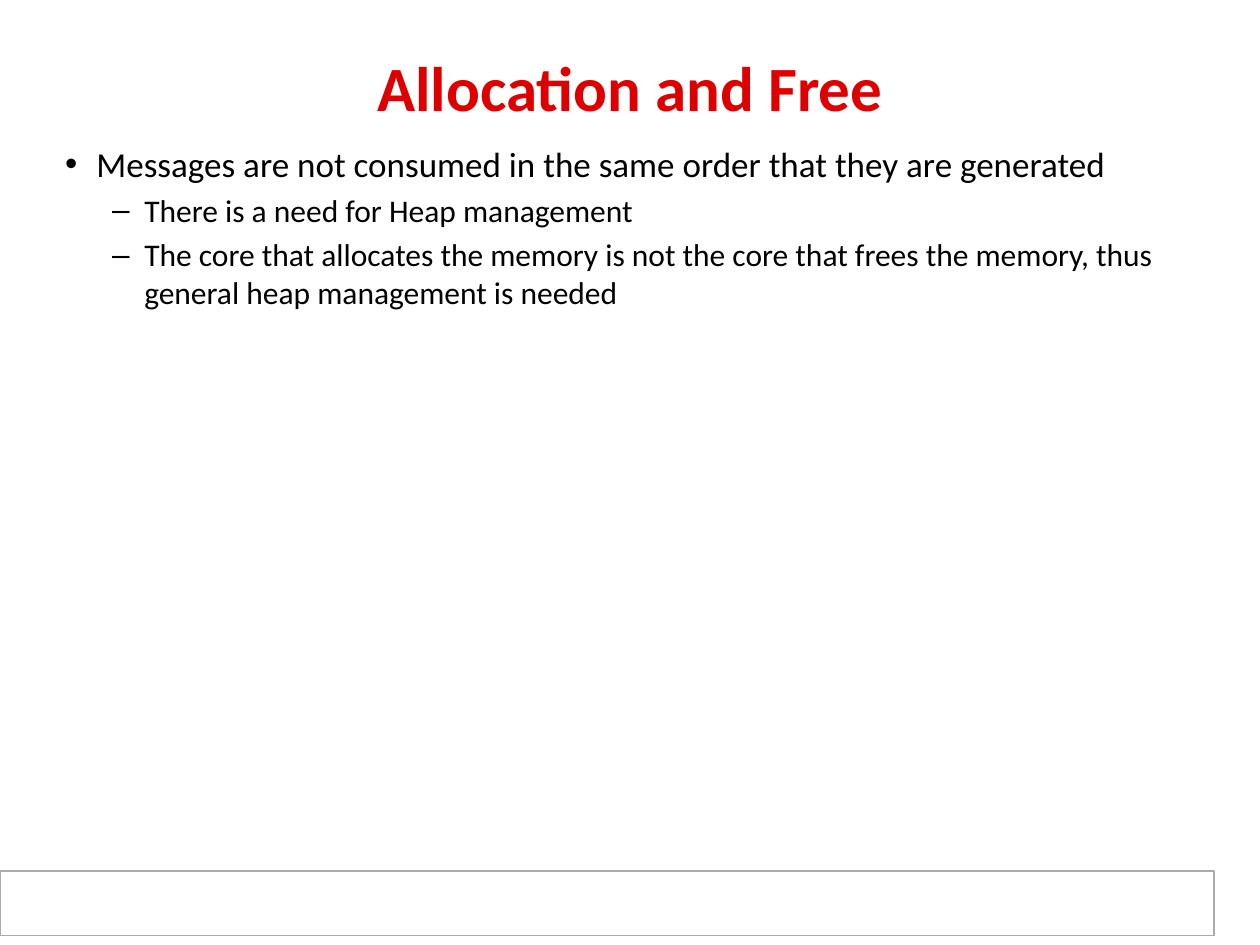
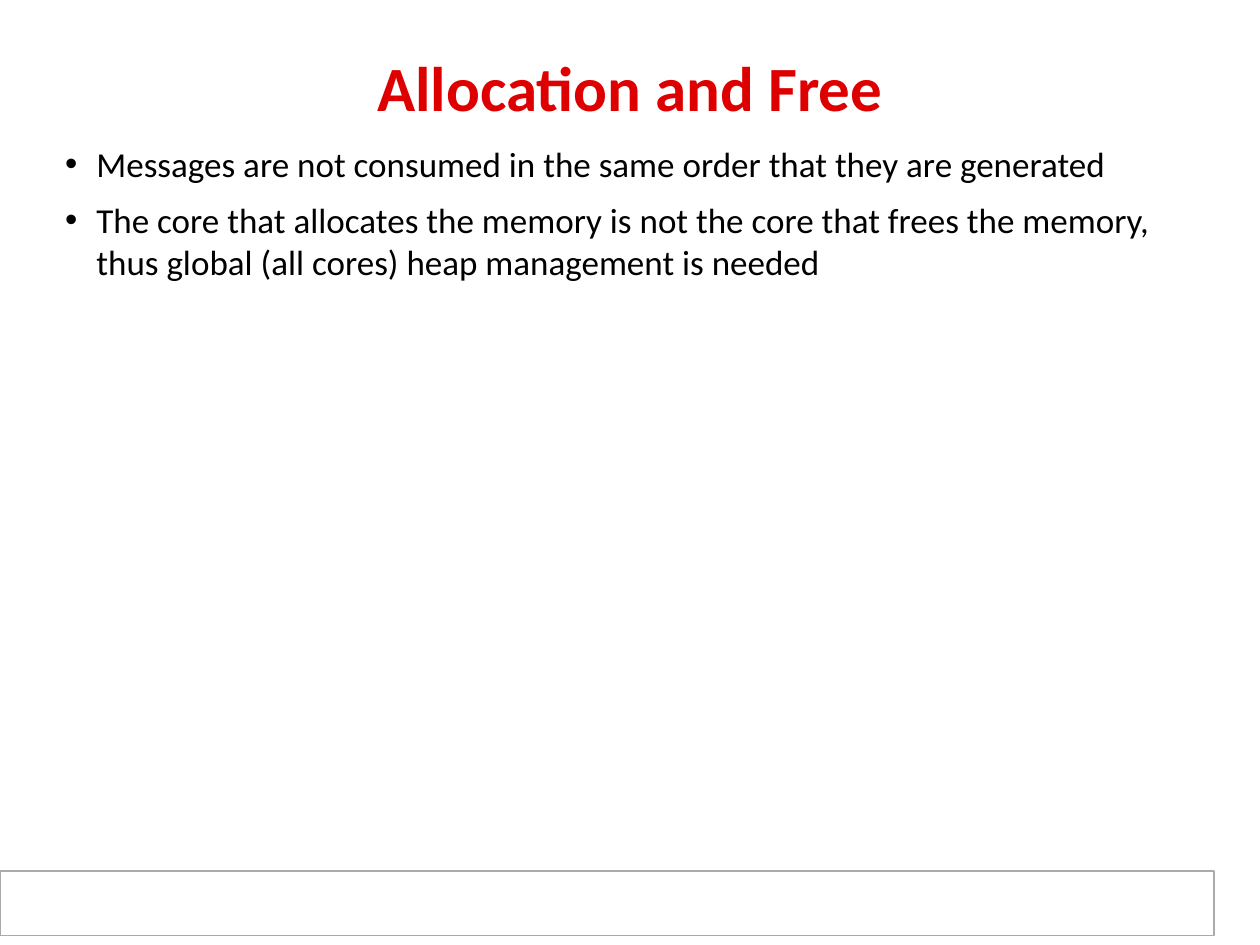
Before and after one commit to hari1989/keystone-workshop, a slide deck: slide 15 of preliminary/ipcForTI_RTOS_Internal.pptx (slide 16 before the commit). Drawn at 1260x945 pixels with LibreOffice and Linux fonts; fonts in the diff are those of the drawing; background and template pictures are left out. Boxes give left, top, right and bottom in pixels: in the first picture for what was removed or moved away, otherwise in the second. Text is boxed around its words. In the diff, an @@ line names an element or a change of style, - is before the commit and + after.

```diff
--- a/preliminary/ipcForTI_RTOS_Internal.pptx
+++ b/preliminary/ipcForTI_RTOS_Internal.pptx
@@ text at (x1=96, y1=208, x2=1148, y2=281): text changed; size 18 to 20 pt @@
-  – There is a need for Heap management
-  – The core that allocates the memory is not the core that frees the memory, thus general heap management is needed
+• The core that allocates the memory is not the core that frees the memory, thus global (all cores) heap management is needed
```
Also in this commit, not shown: 18 other slides changed, 1 slide removed.
